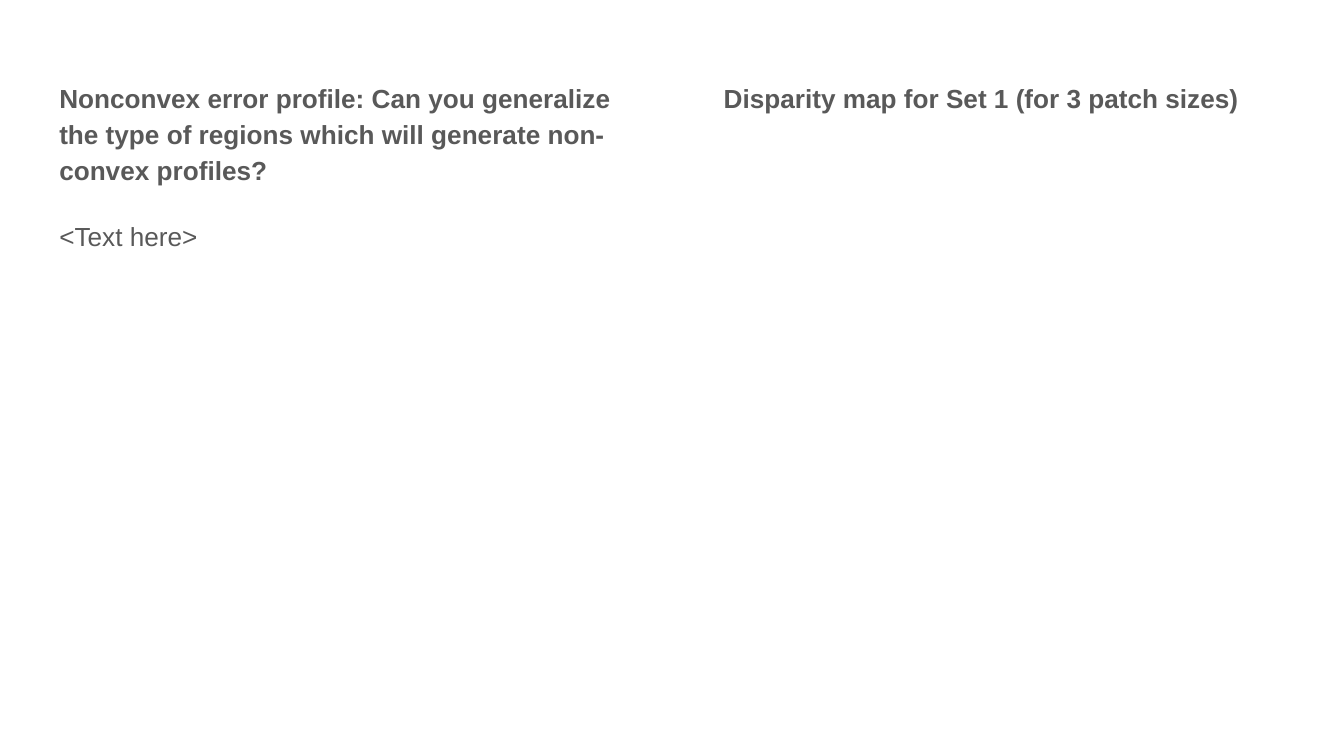
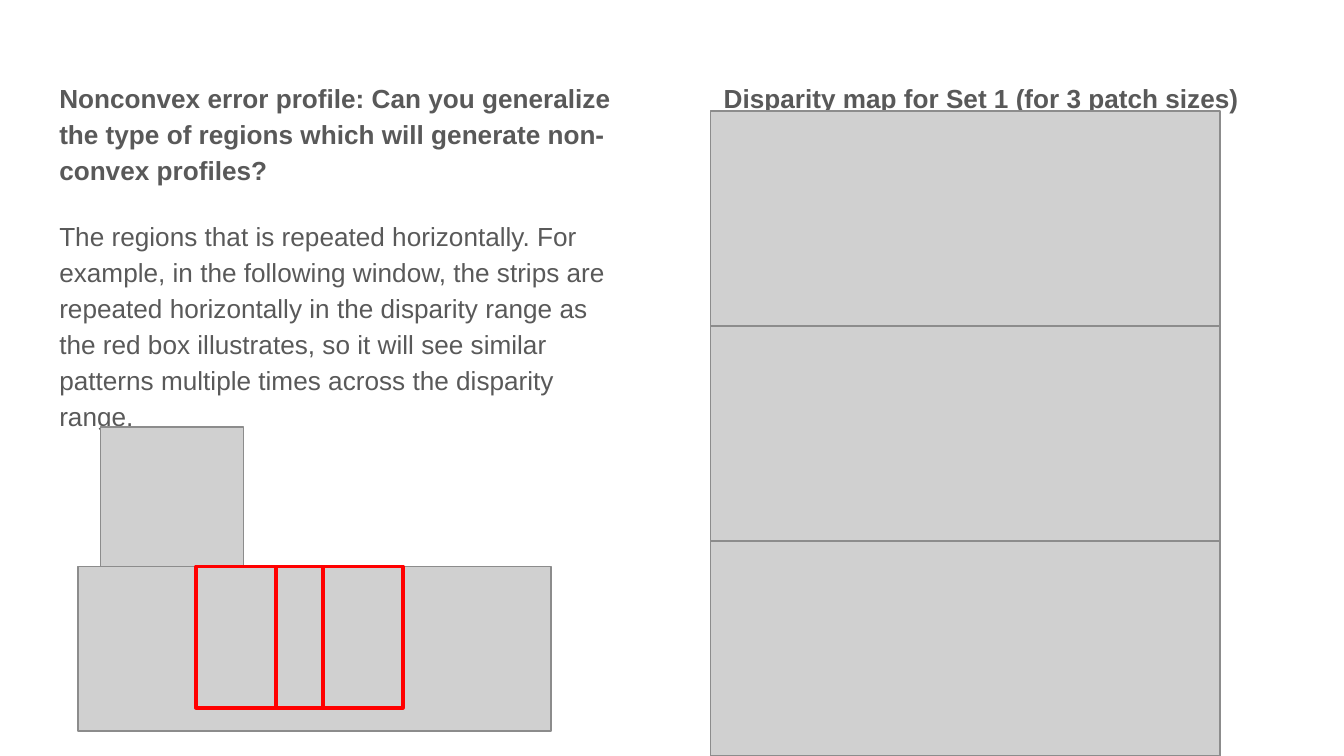
Before and after one commit to jielyugt/depth_estimation, a slide deck: slide 6 of proj4_template.pptx. Drawn at 1344x756 pixels with LibreOffice and Linux fonts; fonts in the diff are those of the drawing; grey boxes stand for pictures. Boxes give left, top, right and bottom in pixels: in the first picture for what was removed or moved away, otherwise in the second. Text is boxed around its words. In the diff, an @@ line names an element or a change of style, - is before the commit and + after.

```diff
--- a/proj4_template.pptx
+++ b/proj4_template.pptx
@@ picture added at bbox=[710, 110, 1219, 325] @@
@@ text at bbox=[59, 227, 605, 432]: text changed @@
-<Text here>
+The regions that is repeated horizontally. For example, in the following window, the strips are repeated horizontally in the disparity range as the red box illustrates, so it will see similar patterns multiple times across the disparity range.
@@ picture added at bbox=[710, 325, 1219, 540] @@
@@ picture added at bbox=[101, 427, 245, 567] @@
@@ picture added at bbox=[78, 567, 551, 731] @@
@@ rectangle added at bbox=[196, 567, 324, 708], outline #FF0000 2 pt @@
@@ rectangle added at bbox=[276, 567, 403, 708], outline #FF0000 2 pt @@
@@ picture added at bbox=[710, 542, 1219, 756] @@
```
Also in this commit, not shown: 13 other slides changed.
